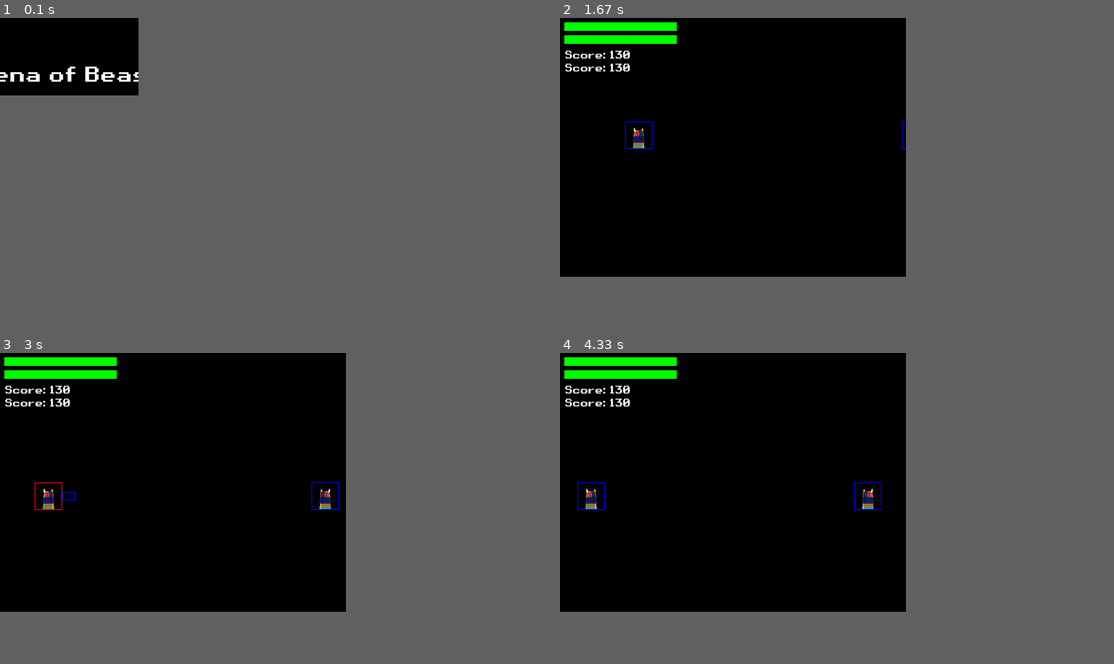
Above: before the commit, frames 1-4 (two rows, left to right).
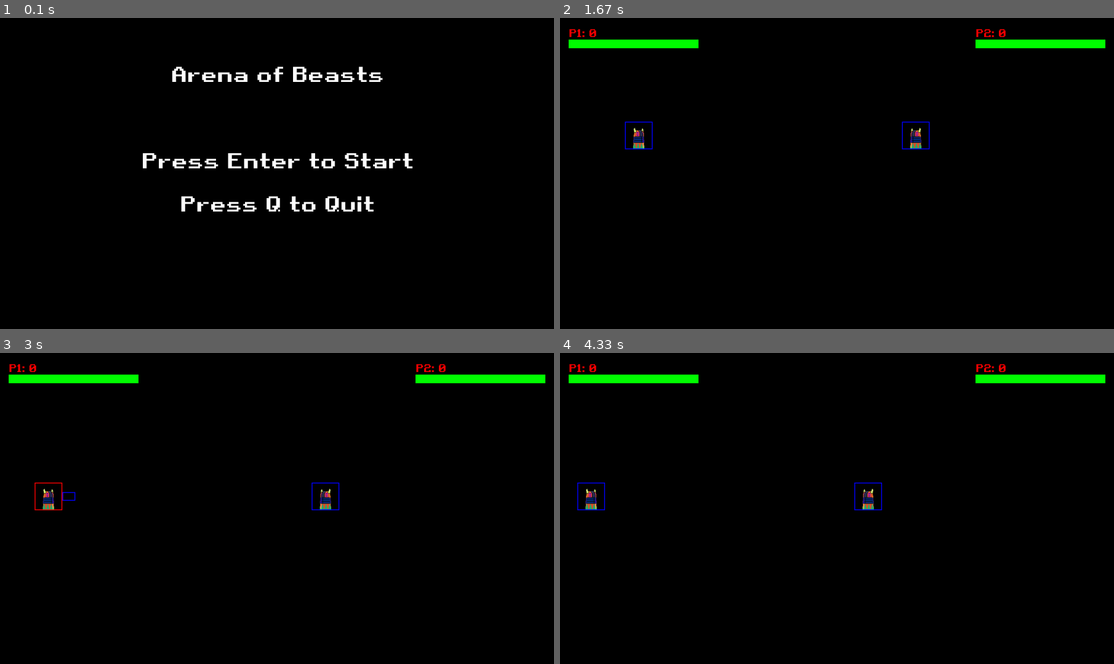
Above: after the commit, the same moments.

Repository: Khoa-Trinh/Area-of-Beast
Game: pygame game, started from src/main.py
The game is run twice, just before and just after one commit, with the same random seed, the same clock (stepped at 60 frames per second) and the same inputs.
Inputs:
- Up to frame 1 (0.1 s): no input
- Up to frame 2 (1.67 s): tap Enter at 0.33 s; hold Right 0.67-1.13 s; hold Up 1.17-1.47 s; hold W 1.17-1.47 s; hold Right from 1.5 s (still down); hold D from 1.5 s (still down)
- Up to frame 3 (3 s): release Right at 1.97 s; release D at 1.97 s; hold Left 2-2.53 s; hold A 2-2.53 s; hold Down 2.57-2.87 s; hold S 2.57-2.87 s; tap Space at 2.9 s
- Up to frame 4 (4.33 s): hold Left 3.23-3.63 s; hold A 3.23-3.63 s; hold Up 3.67-4.03 s; hold W 3.67-4.03 s; hold Right from 4.07 s (still down); hold D from 4.07 s (still down)
In our replay, in frame 1 the window is 225x126 before the commit and 900x506 after it. These sizes can differ from the game's own. Grey fills any space a smaller window leaves; there, only what the larger window draws over its background counts as a difference.

The runs differ from the first frame. In frame 1, 2.9% of the frame differs, in the area x 0-75%, y 15-63%; in frame 2, 2.7%; in frame 3, 2.7%; in frame 4, 2.7%.

Commit message:
Refactor Game and HUD classes to include score tracking; update screen dimensions to use dynamic values

Diff:
--- a/src/game.py
+++ b/src/game.py
@@ -3,18 +3,19 @@
 from core.input_handler import InputHandler
 from core.collision import handle_collisions
 from ui.hud import HUD
-from utils.constants import SCREEN_WIDTH, SCREEN_HEIGHT, FPS
+from utils.constants import FPS
 
 class Game:
-    def __init__(self):
-        self.screen = pygame.display.set_mode((SCREEN_WIDTH, SCREEN_HEIGHT))
+    def __init__(self,screen):
+        self.screen = screen
         pygame.display.set_caption("Arena of Beasts")
         self.clock = pygame.time.Clock()
         self.running = True
         self.player1 = Player(100, 300)
         self.player2 = Player(600, 300)
+        self.score=[0,0]
         self.input_handler = InputHandler()
-        self.hud = HUD(self.screen, self.player1.health, self.player2.health)
+        self.hud = HUD(self.screen, self.player1.health, self.player2.health,self.score[0],self.score[1])
 
     def run(self):
         while self.running:
@@ -58,8 +59,8 @@
         self.player1.update()
         self.player2.update()
         handle_collisions(self.player1, self.player2)
-        self.hud.player_health = self.player1.health
-        self.hud.opponent_health = self.player2.health
+        self.hud.P1_health = self.player1.health
+        self.hud.P2_health = self.player2.health
 
     def render(self):
         self.screen.fill((0, 0, 0))  # Clear screen with black
--- a/src/main.py
+++ b/src/main.py
@@ -1,14 +1,15 @@
 import pygame
 from game import Game
 from ui.menu import Menu
+from utils.constants import SCREEN_WIDTH, SCREEN_HEIGHT
 
 def main():
     pygame.init()
-    screen = pygame.display.set_mode((320, 180))  # Sử dụng kích thước màn hình từ constants.py
+    screen = pygame.display.set_mode((SCREEN_WIDTH, SCREEN_HEIGHT), pygame.NOFRAME)
     menu = Menu(screen)
     menu.display_menu()  # Hiển thị menu trước khi bắt đầu trò chơi
 
-    game = Game()
+    game = Game(screen)  # Truyền màn hình đã khởi tạo vào Game
     game.run()
 
     pygame.quit()
--- a/src/ui/hud.py
+++ b/src/ui/hud.py
@@ -1,33 +1,36 @@
-# FILE:/arena-of-beasts/arena-of-beasts/src/ui/hud.py
-
+# FILE:/arena-of-beasts/arena-of-beasts/src/ui/hud.pyf
+from utils.constants import *
+from utils.constants import SCREEN_WIDTH, SCREEN_HEIGHT
 import pygame
 
 class HUD:
-    def __init__(self, screen, player_health, opponent_health):
+    def __init__(self, screen, P1_health, P2_health,P1_score,P2_score):
         self.screen = screen
-        self.player_health = player_health
-        self.opponent_health = opponent_health
+        self.P1_health = P1_health
+        self.P2_health = P2_health
+        self.P1_score = P1_score
+        self.P2_score = P2_score
         self.font = pygame.font.Font('assets/fonts/game_font.ttf', 24)
 
+
+    def draw_score(self):
+        P1_img = self.font.render(f"P1: {self.P1_score}", True, RED)
+        self.screen.blit(P1_img, (20, 20))
+        P2_img = self.font.render(f"P2: {self.P2_score}", True, RED)
+        self.screen.blit(P2_img, (SCREEN_WIDTH - 320, 20))
+
     def draw(self):
+        self.draw_score()
         self.draw_health_bars()
-        self.draw_scores()
 
     def draw_health_bars(self):
-        player_health_bar = pygame.Rect(10, 10, 200, 20)
-        opponent_health_bar = pygame.Rect(10, 40, 200, 20)
+        P1_health_bar = pygame.Rect(20, 50, 300, 20)
+        P2_health_bar = pygame.Rect(1920-320, 50, 300, 20)
 
         # Draw player health bar
-        pygame.draw.rect(self.screen, (255, 0, 0), player_health_bar)
-        pygame.draw.rect(self.screen, (0, 255, 0), (10, 10, 200 * (self.player_health / 100), 20))
+        pygame.draw.rect(self.screen, RED , P1_health_bar)
+        pygame.draw.rect(self.screen, GREEN, (20, 50, 300 * (self.P1_health / 100), 20))
 
         # Draw opponent health bar
-        pygame.draw.rect(self.screen, (255, 0, 0), opponent_health_bar)
-        pygame.draw.rect(self.screen, (0, 255, 0), (10, 40, 200 * (self.opponent_health / 100), 20))
-
-    def draw_scores(self):
-        player_score_text = self.font.render(f'Score: {self.player_health}', True, (255, 255, 255))
-        opponent_score_text = self.font.render(f'Score: {self.opponent_health}', True, (255, 255, 255))
-
-        self.screen.blit(player_score_text, (10, 70))
-        self.screen.blit(opponent_score_text, (10, 100))
+        pygame.draw.rect(self.screen, RED, P2_health_bar)
+        pygame.draw.rect(self.screen, GREEN, (SCREEN_WIDTH-320, 50, 300 * (self.P2_health / 100), 20))
--- a/src/utils/constants.py
+++ b/src/utils/constants.py
@@ -1,5 +1,9 @@
-SCREEN_WIDTH = 800
-SCREEN_HEIGHT = 600
+import pygame
+
+pygame.init()
+info = pygame.display.Info()
+SCREEN_WIDTH = info.current_w
+SCREEN_HEIGHT = info.current_h
 FPS = 60
 
 # Colors
@@ -24,5 +28,5 @@
 HURTBOX_HEIGHT = 50
 
 # Game settings
-MAX_HEALTH = 130
+MAX_HEALTH = 100
 DAMAGE = 10
